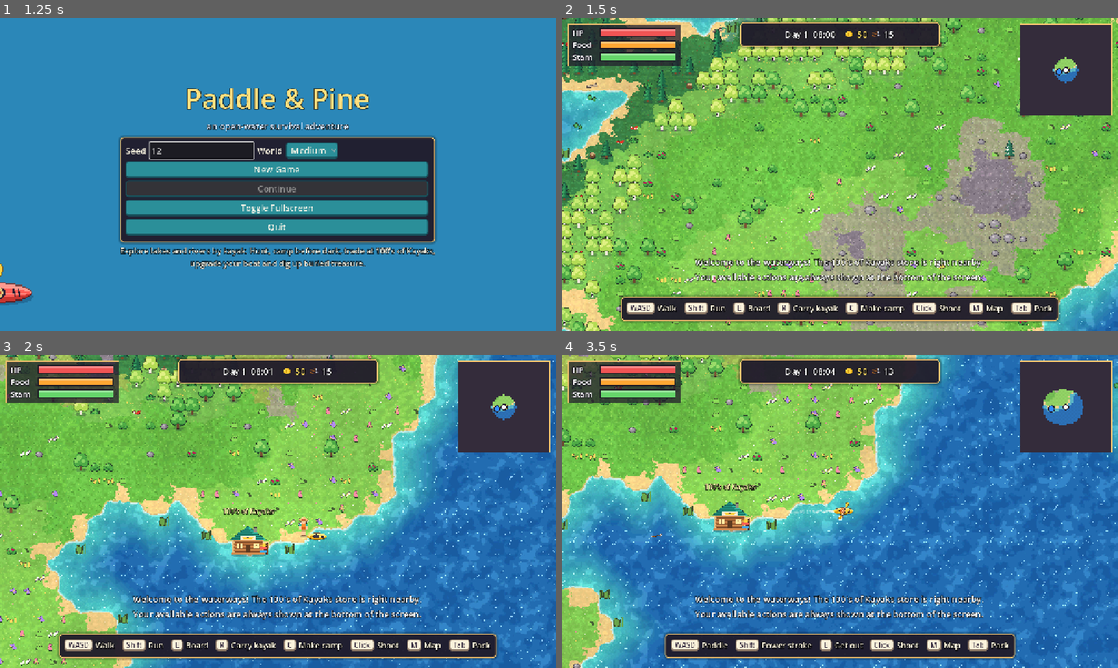
Above: before the commit, frames 1-4 (two rows, left to right).
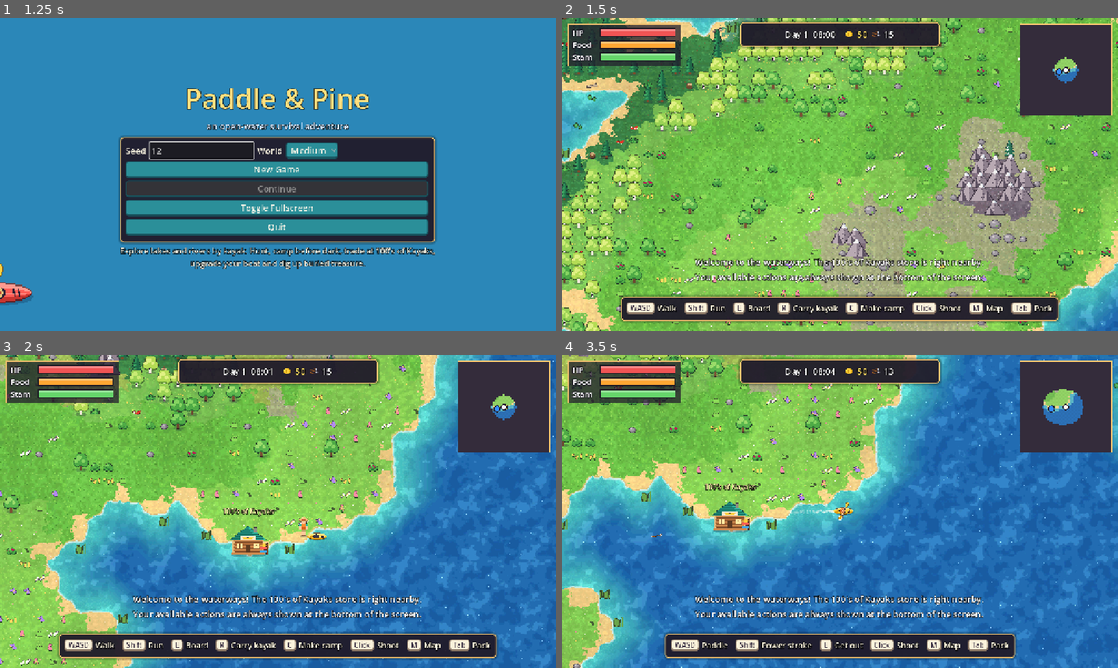
Above: after the commit, the same moments.

Repository: ximfinity/bug-free-octo-chainsaw
Game: Godot game, scene res://scenes/title.tscn
Two runs of this game, one before a commit and one after it. Both use one fixed random seed, a clock stepped at 60 frames per second and the inputs below.
Inputs (mouse positions are in pixels of both pictures, inside the frame that each line leads up to):
- Up to frame 1 (1.25 s): click (200, 152) at 0.52 s; type "12" at 0.6 s
- Up to frame 2 (1.5 s): click "New Game" at 1.25 s
- Up to frame 3 (2 s): no input
- Up to frame 4 (3.5 s): tap Enter at 2 s; move the mouse to (962, 495) at 2.02 s; hold D (move_right) 2.03-2.75 s; hold E (board) 2.03-2.75 s; click (962, 495) at 2.17 s; drag from (728, 527) to (812, 574) at 2.77 s

Frame 1 is identical in both runs. In frame 2, 1.9% of the frame differs, in the area x 0-100%, y 5-99%; in frame 3, 0.5%; in frame 4, 0.7%.

Commit message:
Style polish: mountain peaks, visible treasure shimmer, softer lights
- Rocky and snow-capped peak sprites fill mountain and snow tiles so
  impassable ranges read clearly; warmer, darker mountain ground.
- Treasure sparkles are larger and gold with a pulsing ground glow, so
  they stand out on bright grass.
- Sun glints are sparser and limited to deeper water.
- Campfire, store and lantern lights toned down (no more blow-out).
- Screenshot run adds a mountain view.

Co-Authored-By: Claude Opus 5.5 <noreply@anthropic.com>
Claude-Session: https://claude.ai/code/session_011U55ru6jWp7NoTiif2KdmA

Diff:
--- a/scripts/entities/camp.gd
+++ b/scripts/entities/camp.gd
@@ -24,8 +24,9 @@
 	add_child(fire_sprite)
 	light = PointLight2D.new()
 	light.texture = Art.light_texture()
-	light.texture_scale = 2.6
-	light.color = Color(1.0, 0.68, 0.38)
+	light.texture_scale = 2.2
+	light.energy = 0.75
+	light.color = Color(1.0, 0.62, 0.32)
 	light.position = Vector2(20, -6)
 	add_child(light)
 	set_lit(lit)
@@ -48,4 +49,4 @@
 		return
 	_anim += delta
 	fire_sprite.texture = Art.prop(Art.FIRE_A if int(_anim * 6.0) % 2 == 0 else Art.FIRE_B)
-	light.energy = 1.0 + sin(_anim * 9.0) * 0.08 + sin(_anim * 23.0) * 0.05
+	light.energy = 0.75 + sin(_anim * 9.0) * 0.06 + sin(_anim * 23.0) * 0.04
--- a/scripts/entities/store.gd
+++ b/scripts/entities/store.gd
@@ -36,4 +36,4 @@
 func set_light(darkness: float) -> void:
 	var light := get_node_or_null("Light") as PointLight2D
 	if light:
-		light.energy = clampf(darkness, 0.0, 1.0) * 0.9
+		light.energy = clampf(darkness, 0.0, 1.0) * 0.6
--- a/scripts/fx/fx.gd
+++ b/scripts/fx/fx.gd
@@ -67,25 +67,24 @@
 static func make_sparkles() -> CPUParticles2D:
 	var p := CPUParticles2D.new()
 	p.texture = Art.prop(Art.SPARKLE)
-	p.amount = 5
-	p.lifetime = 1.3
+	p.amount = 7
+	p.lifetime = 1.2
 	p.emission_shape = CPUParticles2D.EMISSION_SHAPE_SPHERE
-	p.emission_sphere_radius = 11.0
+	p.emission_sphere_radius = 13.0
 	p.direction = Vector2(0, -1)
 	p.spread = 30.0
 	p.initial_velocity_min = 4.0
 	p.initial_velocity_max = 10.0
 	p.gravity = Vector2.ZERO
-	p.scale_amount_min = 0.12
-	p.scale_amount_max = 0.3
+	p.scale_amount_min = 0.3
+	p.scale_amount_max = 0.55
 	var curve := Curve.new()
 	curve.add_point(Vector2(0.0, 0.0))
 	curve.add_point(Vector2(0.4, 1.0))
 	curve.add_point(Vector2(1.0, 0.0))
 	p.scale_amount_curve = curve
-	p.color = Color(1.0, 0.95, 0.6)
+	p.color = Color(1.0, 0.86, 0.3)
 	var mat := CanvasItemMaterial.new()
 	mat.light_mode = CanvasItemMaterial.LIGHT_MODE_UNSHADED
-	mat.blend_mode = CanvasItemMaterial.BLEND_MODE_ADD
 	p.material = mat
 	return p
--- a/scripts/main.gd
+++ b/scripts/main.gd
@@ -229,7 +229,7 @@
 		_update_sparkles()
 	_hint_timer -= delta
 	if _hint_timer <= 0.0:
-		_hint_timer = 0.2
+		_hint_timer = 0.05
 		hint_layer.queue_redraw()
 
 
@@ -548,6 +548,12 @@
 	var hole_tex: Texture2D = Art.prop(Art.HOLE)
 	var x_tex: Texture2D = Art.prop(Art.X_MARK)
 	var pulse: float = 0.75 + 0.25 * sin(Time.get_ticks_msec() / 250.0)
+	# Soft golden glow on the ground under nearby buried treasure.
+	for sp in sparkles:
+		if sp.emitting:
+			var a: float = sp.modulate.a * (0.22 + 0.12 * sin(Time.get_ticks_msec() / 300.0))
+			hint_layer.draw_circle(sp.position + Vector2(0, 6), 15.0, Color(1.0, 0.85, 0.3, a))
+			hint_layer.draw_circle(sp.position + Vector2(0, 6), 8.0, Color(1.0, 0.95, 0.6, a * 1.5))
 	for i in dug:
 		var tile := Vector2i(i % world.width, i / world.width)
 		if absi(tile.x - pt.x) < 30 and absi(tile.y - pt.y) < 20:
--- a/scripts/player/player.gd
+++ b/scripts/player/player.gd
@@ -604,7 +604,7 @@
 
 # ----------------------------------------------------------------- visuals
 func _update_visuals(delta: float) -> void:
-	light.energy = main.day_night.darkness() * 0.85
+	light.energy = main.day_night.darkness() * 0.5
 	match mode:
 		Mode.PADDLING:
 			sprite.visible = false
--- a/scripts/world/decor.gd
+++ b/scripts/world/decor.gd
@@ -30,9 +30,16 @@
 const LILYFLOWER := 25
 const DRIFTWOOD := 26
 const TUFT := 27
-const COUNT := 28
-## The first TALL_COUNT ids are tall and y-sorted with characters.
-const TALL_COUNT := 16
+const PEAK0 := 28
+const PEAK1 := 29
+const PEAK2 := 30
+const SNOWPEAK0 := 31
+const SNOWPEAK1 := 32
+const COUNT := 33
+## Ids below FLAT_START are tall; FLAT_START..FLAT_END are flat ground cover;
+## ids after FLAT_END (mountain peaks) are tall again.
+const FLAT_START := 16
+const FLAT_END := 27
 const COLUMNS := 8
 
 ## Trees you can chop for firewood.
@@ -40,7 +47,7 @@
 
 
 static func is_tall(id: int) -> bool:
-	return id >= 0 and id < TALL_COUNT
+	return id >= 0 and id < COUNT and (id < FLAT_START or id > FLAT_END)
 
 
 static func is_tree(id: int) -> bool:
--- a/scripts/world/world_gen.gd
+++ b/scripts/world/world_gen.gd
@@ -412,6 +412,10 @@
 					elif r < 0.18: d = Decor.SNAG
 					elif r < 0.21: d = Decor.TUFT
 					elif r < 0.23: d = Decor.SNOWPINE
+				Tiles.MOUNTAIN:
+					if r < 0.72: d = Decor.PEAK0 + int(hash01(x, y, s + 3) * 3.0)
+				Tiles.SNOW:
+					if r < 0.72: d = Decor.SNOWPEAK0 + v
 				Tiles.SAND:
 					if r < 0.03: d = Decor.DRIFTWOOD
 					elif r < 0.04: d = Decor.ROCK
--- a/shaders/terrain.gdshader
+++ b/shaders/terrain.gdshader
@@ -73,7 +73,7 @@
 	// sun glints
 	float g1 = texture(noise_tex, px * 1.3 + vec2(TIME * 0.11, -TIME * 0.07)).r;
 	float g2 = texture(noise_tex, px * 1.1 - vec2(TIME * 0.05, TIME * 0.09)).g;
-	water += vec3(0.5) * step(0.72, g1 * g2 * 1.25) * daylight;
+	water += vec3(0.45) * step(0.86, g1 * g2 * 1.25) * daylight * smoothstep(0.15, 0.5, depth);
 	// river current streaks
 	if (river > 0.05) {
 		vec2 fd = length(flow) > 0.05 ? normalize(flow) : vec2(1.0, 0.0);
--- a/tests/screenshot.gd
+++ b/tests/screenshot.gd
@@ -174,6 +174,13 @@
 	await frames(40)
 	await shot("10_treasure_shimmer")
 
+	# 10b. Mountains.
+	var mtn: Vector2i = find_tile(func(x, y): return w.get_tile(x, y) == Tiles.MOUNTAIN and w.is_walkable(x + 4, y + 3))
+	if mtn.x >= 0:
+		walk_to(mtn + Vector2i(4, 3), Vector2.UP)
+		await frames(20)
+		await shot("10b_mountains")
+
 	# 11. Map screen and store screen.
 	main.open_screen(main.map_screen)
 	await frames(10)
Binary file changed: assets/decor.png
Not shown, changed: assets/decor_index.txt
Binary file changed: assets/terrain.png
